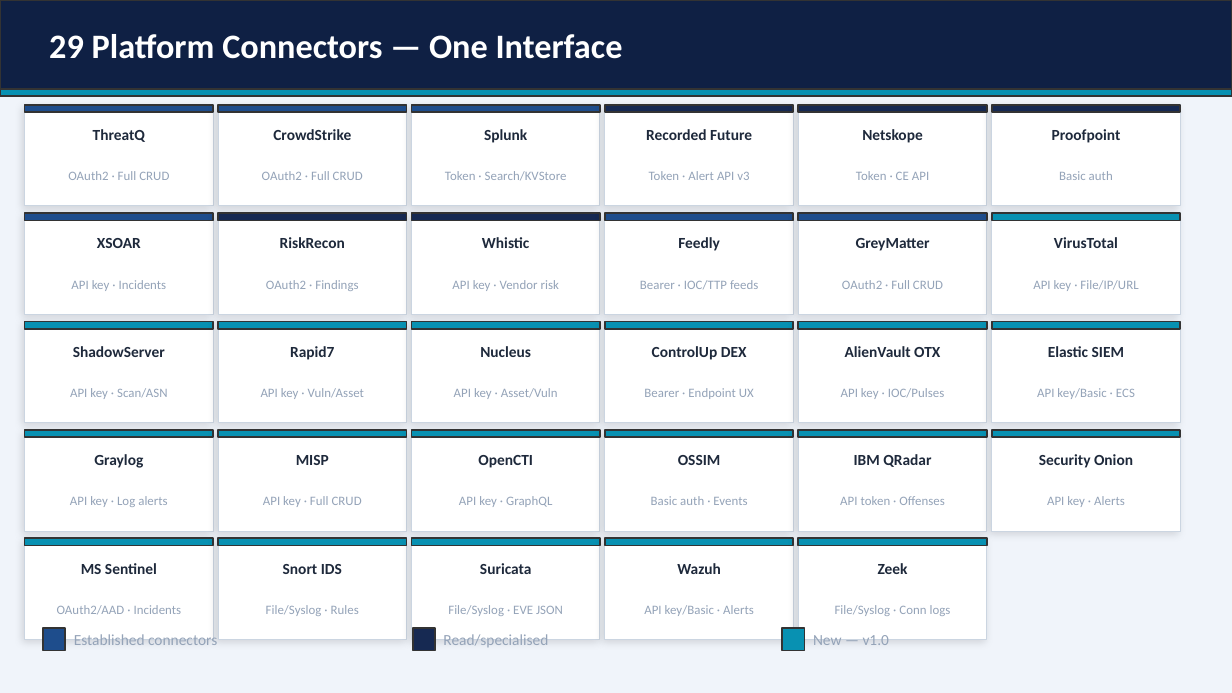
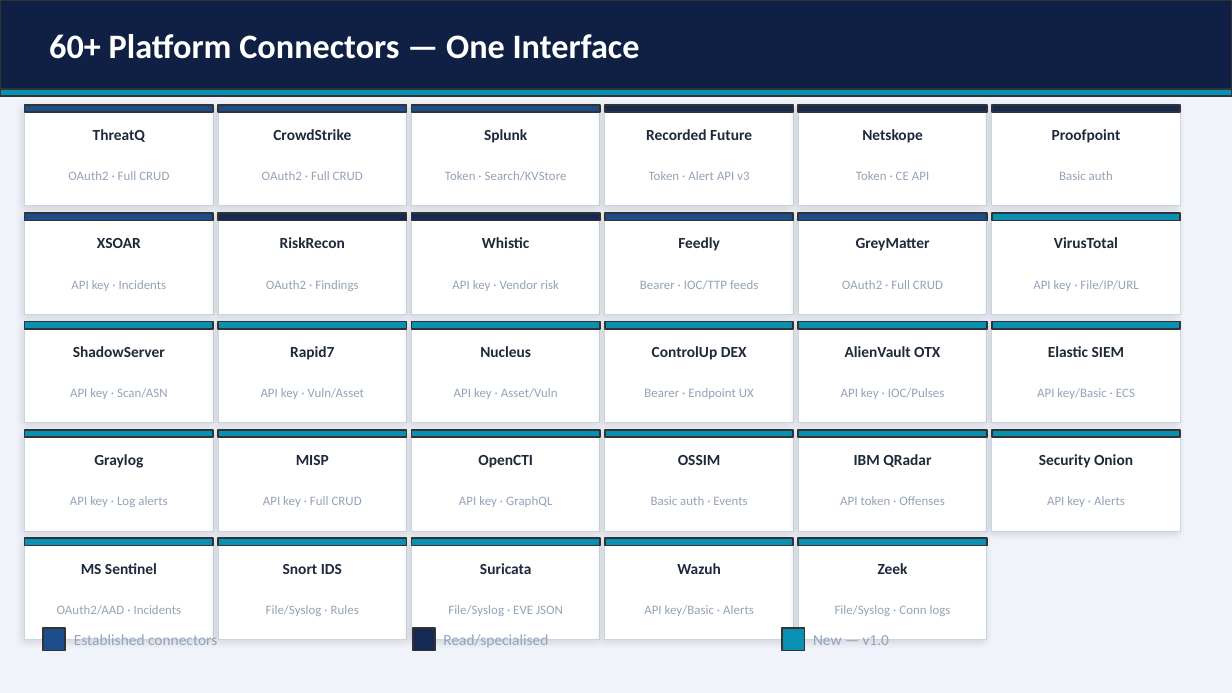
Before and after one commit to wrhalpin/GNAT, a slide deck: slide 5 of GNAT-Presentation.pptx. Drawn at 1232x693 pixels with LibreOffice and Linux fonts; fonts in the diff are those of the drawing. Boxes give left, top, right and bottom in pixels: in the first picture for what was removed or moved away, otherwise in the second. Text is boxed around its words. In the diff, an @@ line names an element or a change of style, - is before the commit and + after.

```diff
--- a/GNAT-Presentation.pptx
+++ b/GNAT-Presentation.pptx
@@ text at (49,34,640,59): text changed @@
-29 Platform Connectors — One Interface
+60+ Platform Connectors — One Interface
```
Also in this commit, not shown: 4 other slides changed, 8 slides added, 3 other files.
